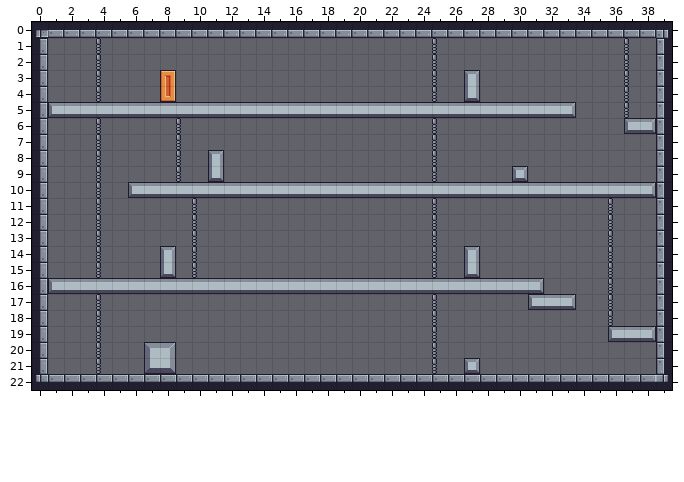
Two versions of a level (Tiled map, assets/tiles/Level-04.tmx). That is the earlier state.
Cells are 16x16 px. Shown: x 0..39, y 0..22.
The same view after the edit:
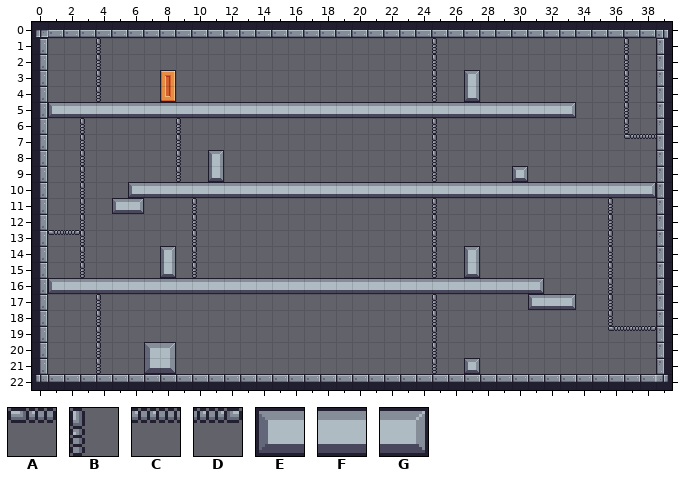
Key: from "Pixel Adventure": A 61, B 61 flipped on the diagonal, C 62, D 63, E 100, F 101, G 102.
_ is an empty cell.
Tiles replaced or removed in this view: B, E, F, G.
Diff:
Changed rows in their new state; . is an unchanged cell.
Layer "Background":
first column x 1:
 6 ..B_................................B_
 7 ..B_................................AC
 8 ..B_..................................
 9 ..B_..................................
10 ..B_..................................
11 ..B_EG................................
12 ..B_..................................
13 ADB_..................................
14 ..B_..................................
15 ..B_..................................
first column x 36:
19 ACD
Pixel boxes of the changes (left, top, right, bottom) in both pictures:
changed: (48, 118, 144, 278)
changed: (624, 118, 656, 139)
changed: (608, 326, 656, 342)
